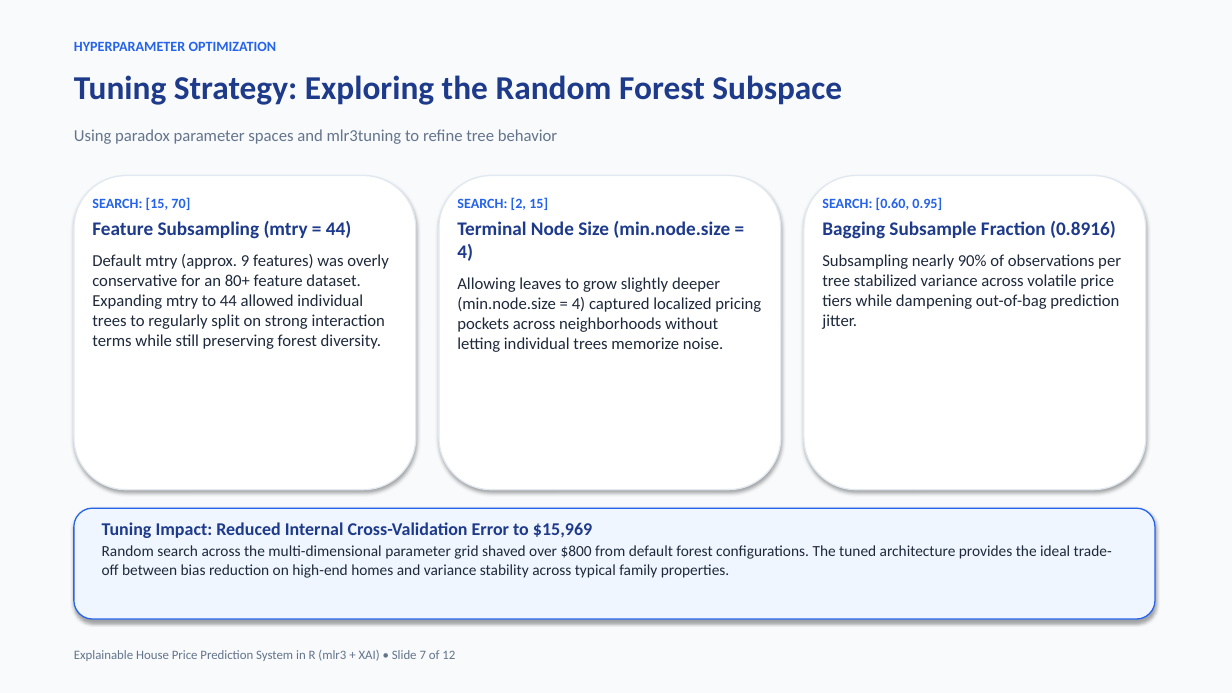
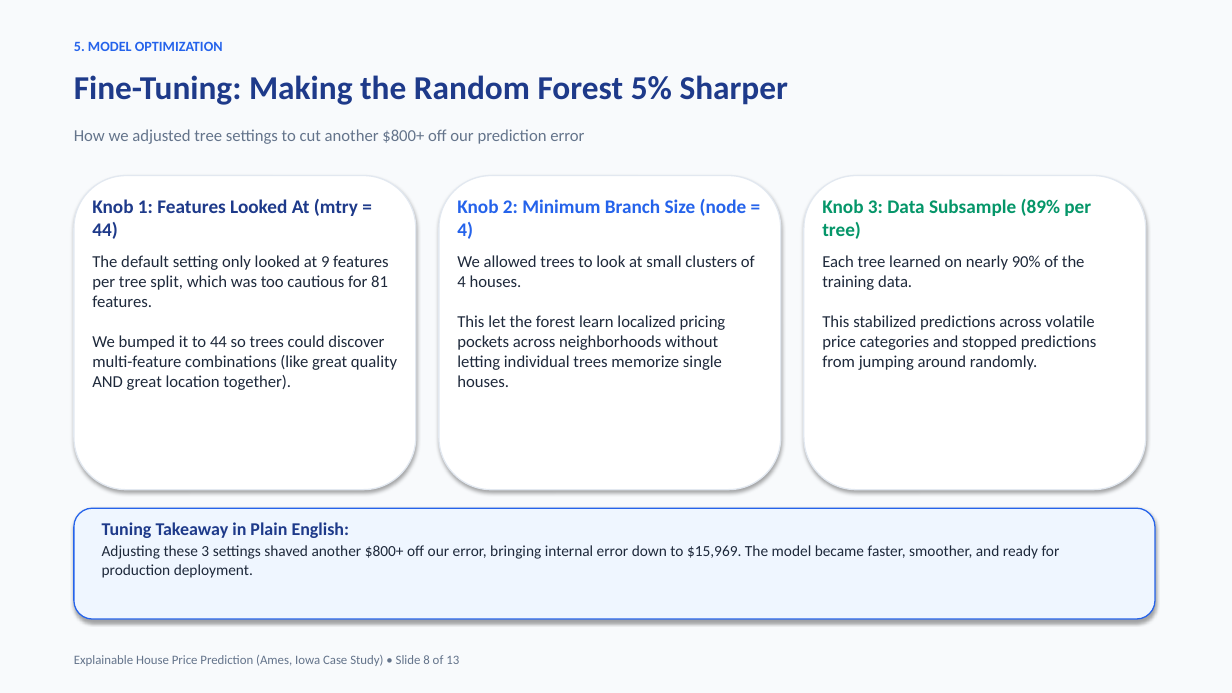
Before and after one commit to RohithBheemini/IDS-R-Project-mlr3-XAI, a slide deck: slide 8 of reports/Explainable_House_Price_Prediction_Presentation.pptx (slide 7 before the commit). Drawn at 1232x693 pixels with LibreOffice and Linux fonts; fonts in the diff are those of the drawing. Boxes give left, top, right and bottom in pixels: in the first picture for what was removed or moved away, otherwise in the second. Text is boxed around its words. In the diff, an @@ line names an element or a change of style, - is before the commit and + after.

Commit message:
feat: generate Case_Study_Report.pdf in root directory and update plain-language PPTX

```diff
--- a/reports/Explainable_House_Price_Prediction_Presentation.pptx
+++ b/reports/Explainable_House_Price_Prediction_Presentation.pptx
@@ text at <box>74,41,223,51</box>: text changed @@
-HYPERPARAMETER OPTIMIZATION
+5. MODEL OPTIMIZATION
@@ text at <box>74,75,788,105</box>: text changed @@
-Tuning Strategy: Exploring the Random Forest Subspace
+Fine-Tuning: Making the Random Forest 5% Sharper
@@ text at <box>74,129,584,144</box>: text changed @@
-Using paradox parameter spaces and mlr3tuning to refine tree behavior
+How we adjusted tree settings to cut another $800+ off our prediction error
@@ text at <box>92,199,397,390</box>: text changed @@
-SEARCH: [15, 70]
-Feature Subsampling (mtry = 44)
-Default mtry (approx. 9 features) was overly conservative for an 80+ feature dataset. Expanding mtry to 44 allowed individual trees to regularly split on strong interaction terms while still preserving forest diversity.
+Knob 1: Features Looked At (mtry = 44)
+The default setting only looked at 9 features per tree split, which was too cautious for 81 features.
+We bumped it to 44 so trees could discover multi-feature combinations (like great quality AND great location together).
@@ text at <box>457,199,755,387</box>: text changed @@
-SEARCH: [2, 15]
-Terminal Node Size (min.node.size = 4)
-Allowing leaves to grow slightly deeper (min.node.size = 4) captured localized pricing pockets across neighborhoods without letting individual trees memorize noise.
+Knob 2: Minimum Branch Size (node = 4)
+We allowed trees to look at small clusters of 4 houses.
+This let the forest learn localized pricing pockets across neighborhoods without letting individual trees memorize single houses.
@@ text at <box>822,199,1097,370</box>: text changed @@
-SEARCH: [0.60, 0.95]
-Bagging Subsample Fraction (0.8916)
-Subsampling nearly 90% of observations per tree stabilized variance across volatile price tiers while dampening out-of-bag prediction jitter.
+Knob 3: Data Subsample (89% per tree)
+Each tree learned on nearly 90% of the training data.
+This stabilized predictions across volatile price categories and stopped predictions from jumping around randomly.
@@ text at <box>102,522,1060,578</box>: text changed @@
-Tuning Impact: Reduced Internal Cross-Validation Error to $15,969
-Random search across the multi-dimensional parameter grid shaved over $800 from default forest configurations. The tuned architecture provides the ideal trade-off between bias reduction on high-end homes and variance stability across typical family properties.
+Tuning Takeaway in Plain English:
+Adjusting these 3 settings shaved another $800+ off our error, bringing internal error down to $15,969. The model became faster, smoother, and ready for production deployment.
@@ text at <box>74,655,459,666</box>: text changed @@
-Explainable House Price Prediction System in R (mlr3 + XAI) • Slide 7 of 12
+Explainable House Price Prediction (Ames, Iowa Case Study) • Slide 8 of 13
```
Also in this commit, not shown: 5 other slides changed, 7 slides added, 6 slides removed, 3 other files.
